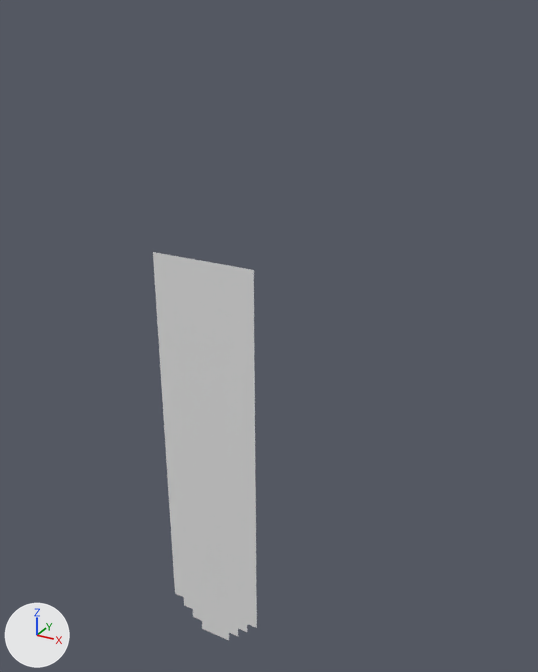
Before and after pictures for a commit that changed the OBJ model Assets/Tiled2Unity/Meshes/FPLevelRight.obj.
Rendered twice from a 50 mm lens placed at (1813.0, -5679.0, -672.0), pointed at (-1468.0, 287.0, -3655.0). Every picture has the same lights, and +X, +Y and +Z are marked at lower left. Where no turn or scale is listed for an object, it has been applied to the vertices.

Names of what the first picture shows: 'FPLevelRight'.
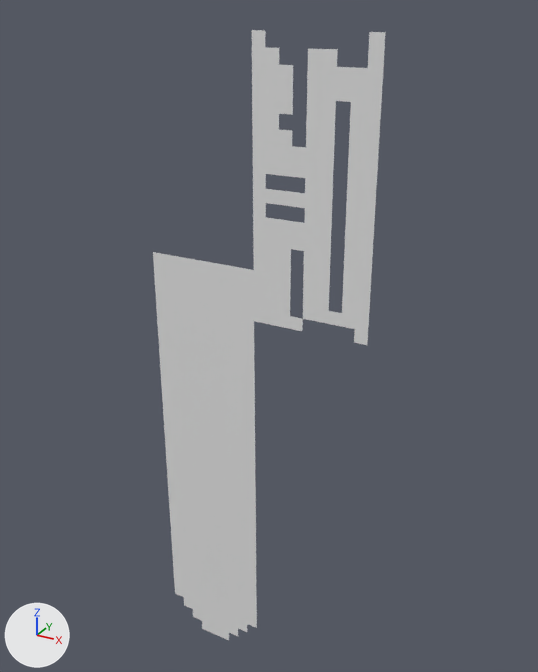
Boxes [x1, y1, x2, y2] around the edits, measured in the pictures (538 x 672 px):
'FPLevelRight', reshaped (123% wider, 57% taller): before [153, 252, 257, 640]; after [153, 30, 386, 640]
part 1 of me_fplevelright, added: after [252, 30, 386, 345]

What the commit changed:
me_fplevelright is used by ob_fplevelright; location (0.0, 0.0, 0.0).
me_fplevelright had 1377 vertices, 1284 faces and spanned x -2624.0..-1472.0, y 0.0, z -7616.0..-2880.0.
me_fplevelright now has 2037 vertices, 1820 faces and spans x -2624.0..-320.0, y 0.0, z -7616.0..-832.0.
me_fplevelright part 1: 660 vertices added at x -1472.0..-320.0, y 0.0, z -3392.0..-832.0.
